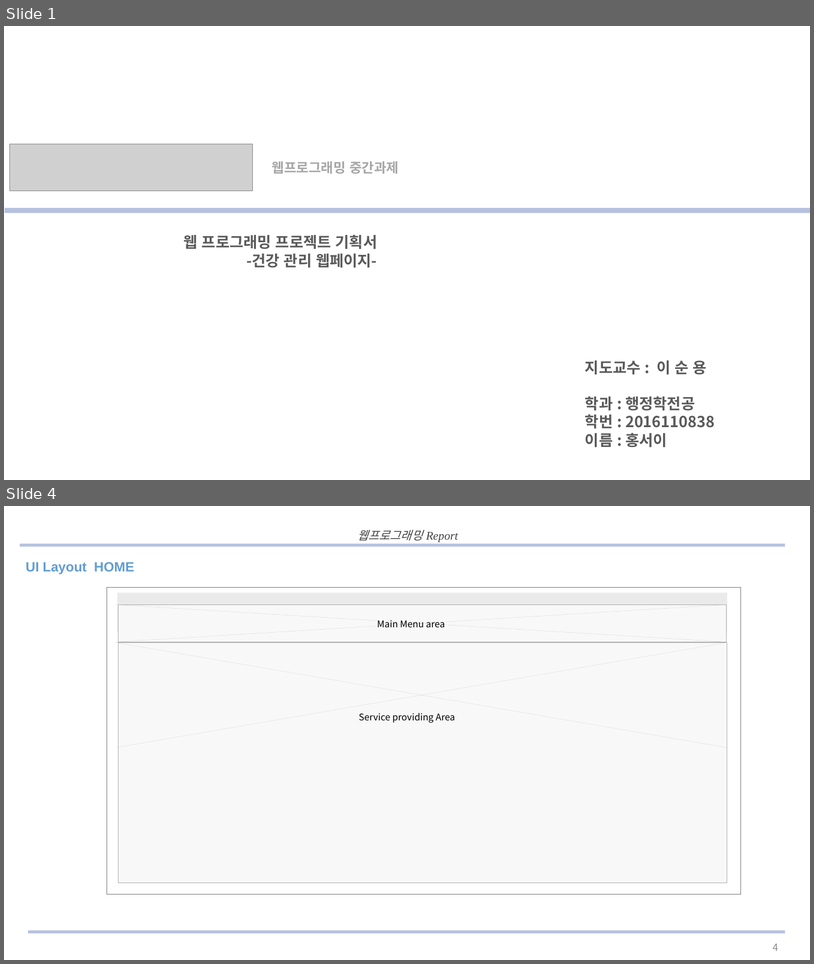
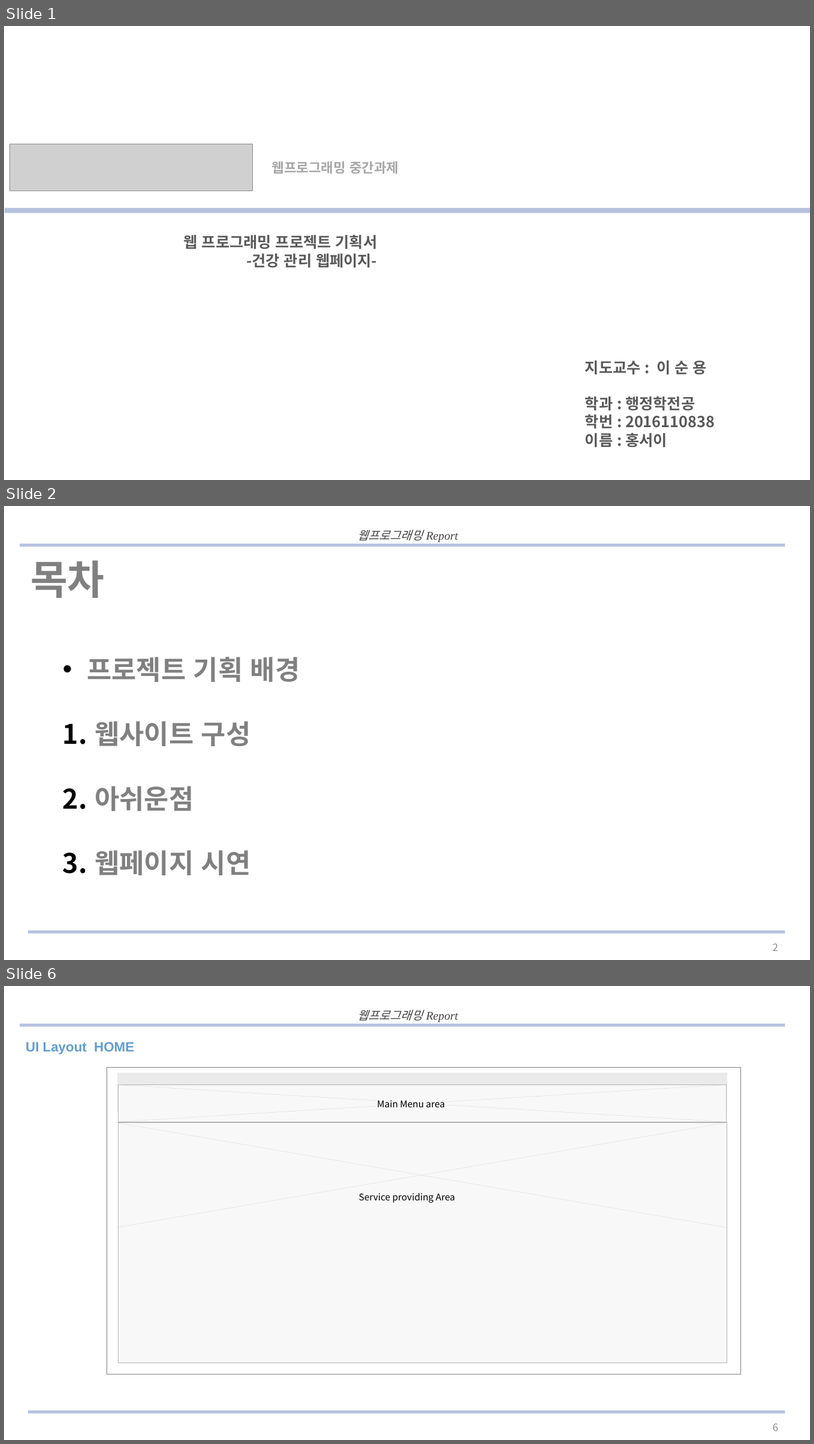
Before and after one commit to hongseoi/HealthCareWeb, a slide deck: 발표 ppt.pptx. Shown one above the other, each under a label of ours: slides 1 and 4 before the commit, slides 1, 2 and 6 after it; the slides between them are not shown. The pictures are 814x964 and 814x1444 pixels, drawn with LibreOffice and Linux fonts; fonts in the diff are those of the drawing; grey boxes stand for pictures. Boxes give left, top, right and bottom in pixels: in the first picture for what was removed or moved away, otherwise in the second. Text is boxed around its words. In the diff, an @@ line names an element or a change of style, - is before the commit and + after.

```diff
--- a/발표 ppt.pptx
+++ b/발표 ppt.pptx
@@ slide 2 added at (4, 506, 810, 960), background #FFFFFF; not listed: 3 template elements that a slide beside it also shows @@
@@ text added at (30, 561, 105, 598), 48 pt, text #808080, bold @@
+목차
@@ text added at (87, 657, 300, 875), 32 pt, text #808080, bold @@
+• 프로젝트 기획 배경
+1. 웹사이트 구성
+2. 아쉬운점
+3. 웹페이지 시연
@@ page number added at (773, 943, 779, 951), 12 pt, text #8C8C8C @@
+2
@@ what was slide 4 is now slide 6 @@
@@ page number at (773, 1423, 779, 1431): text changed @@
-4
+6
```
Also in this commit, not shown: 9 slides changed, 2 other slides added, 3 other files.
